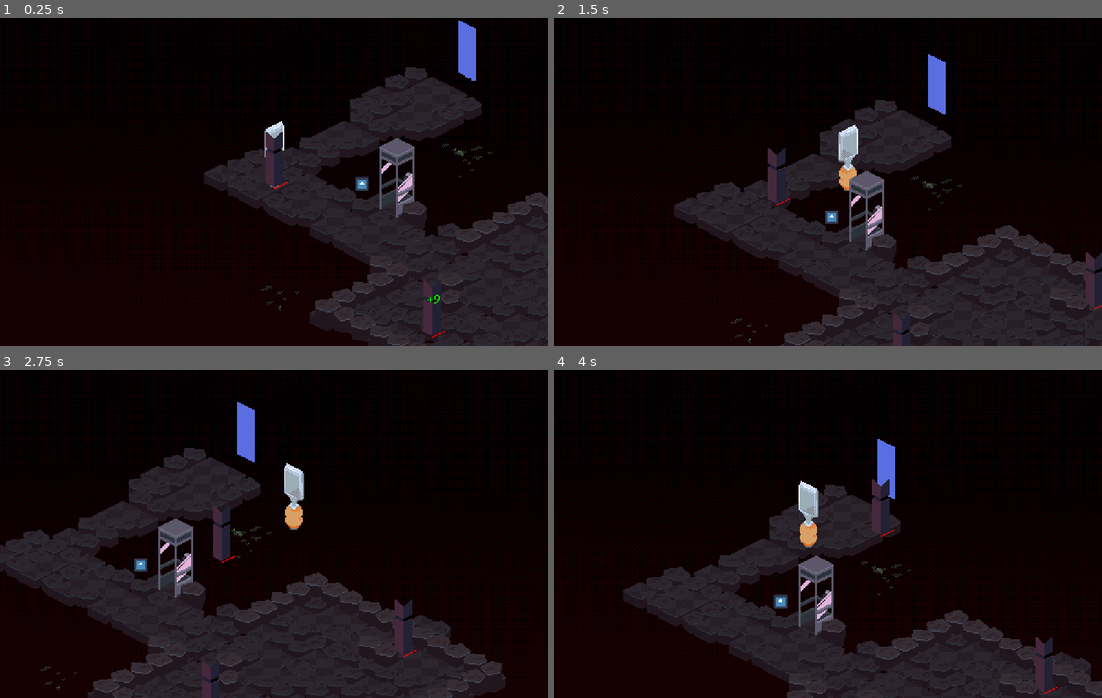
Above: before the commit, frames 1-4 (two rows, left to right).
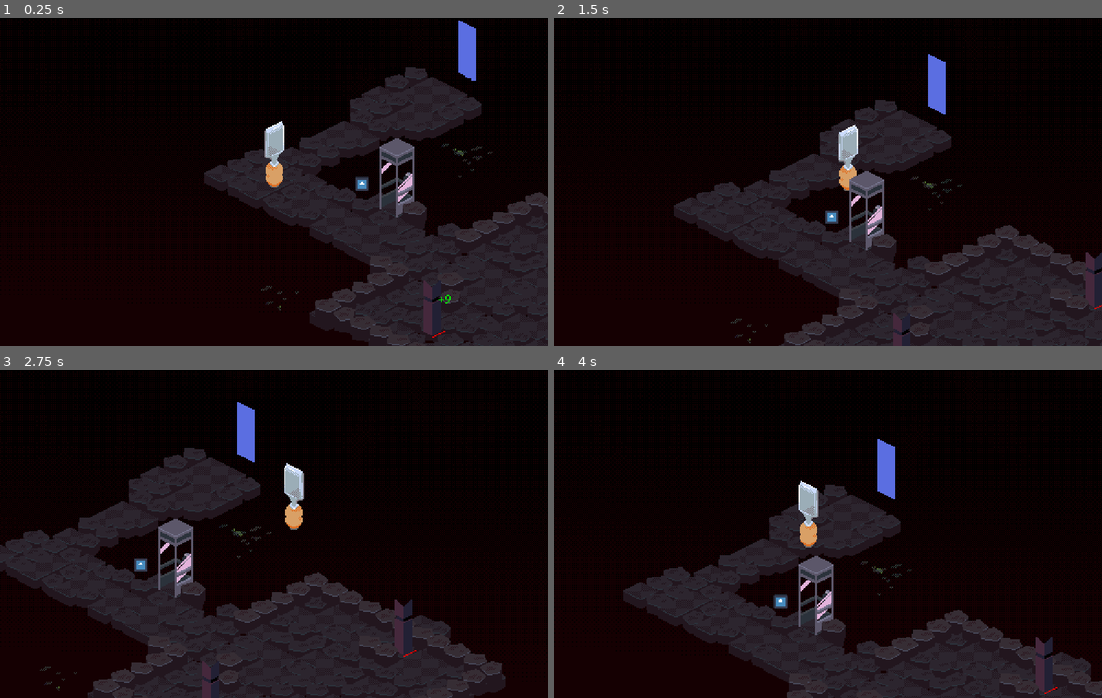
Above: after the commit, the same moments.

Repository: webcatzz/bad-dream
Game: Godot game, scene res://world/test.tscn
The game is run twice, just before and just after one commit, with the same random seed, the same clock (stepped at 60 frames per second) and the same inputs. The engine's default icon, where the game draws it, is replaced by a stand-in: a white triangle on a blue panel in a dark square.
Inputs (mouse positions are in pixels of both pictures, inside the frame that each line leads up to):
- Up to frame 1 (0.25 s): no input
- Up to frame 2 (1.5 s): tap Enter (ui_accept) at 0.5, 0.77, 1.07 s; move the mouse to (948, 165) at 0.52 s; hold W (move_right) 0.53-1.28 s; hold Shift (shift) 0.53-1.28 s; click (948, 165) at 0.67 s; tap P at 0.8, 1.35 s; move the mouse to (718, 198) at 1.27 s; hold S (move_down) from 1.28 s (still down)
- Up to frame 3 (2.75 s): tap Enter (ui_accept) at 1.52, 1.55, 1.82 s; move the mouse to (328, 461) at 2.02 s; release S (move_down) at 2.03 s; hold W (move_right) from 2.03 s (still down); hold Enter (ui_accept) from 2.03 s (still down); tap Shift (shift) at 2.3 s
- Up to frame 4 (4 s): move the mouse to (800, 599) at 2.77 s; release W (move_right) at 2.78 s; release Enter (ui_accept) at 2.78 s; hold Q (move_up) 2.78-3.53 s; tap Shift (shift) at 2.85 s; click (800, 599) at 2.92 s; tap Enter (ui_accept) at 3.02, 3.32 s; tap P at 3.05, 3.6 s; move the mouse to (992, 583) at 3.52 s; hold A (move_left) from 3.53 s (still down); hold Enter (ui_accept) from 3.53 s (still down)

The runs differ from the first frame. In frame 1, 0.5% of the frame differs, in the area x 48-83%, y 34-88%; in frame 2, 0.3%; in frame 3, 0.5%; in frame 4, 0.4%.

Commit message:
player data now saved using ConfigFile instead of Resource

Diff:
--- a/node/actor/party_actor.gd
+++ b/node/actor/party_actor.gd
@@ -31,8 +31,8 @@
 # following leader
 func _physics_process(_delta: float) -> void:
 	if not data.in_battle:
-		var node: PlayerActorNode = Game.data.get_leader().node
-		global_position = global_position.lerp(node.party_path[node.PARTY_PATH_OFFSET * Game.data.party.find(data, 1)], 0.1)
+		var node: PlayerActorNode = Data.get_leader().node
+		global_position = global_position.lerp(node.party_path[node.PARTY_PATH_OFFSET * Data.party.find(data, 1)], 0.1)
 
 
 
@@ -98,7 +98,7 @@
 
 func _on_battle_entered() -> void:
 	$Collision.set_disabled.call_deferred(false)
-	data.move.call_deferred(Game.data.get_leader().position)
+	data.move.call_deferred(Data.get_leader().position)
 
 
 func _on_battle_exited() -> void:
--- a/node/actor/party_spawner.gd
+++ b/node/actor/party_spawner.gd
@@ -3,9 +3,9 @@
 
 
 func _ready() -> void:
-	for actor: Actor in Game.data.party:
+	for actor: Actor in Data.party:
 		if not actor.node:
-			actor.node = load("res://node/actor/player_actor.tscn" if actor == Game.data.get_leader() else "res://node/actor/party_actor.tscn").instantiate()
+			actor.node = load("res://node/actor/player_actor.tscn" if actor == Data.get_leader() else "res://node/actor/party_actor.tscn").instantiate()
 			actor.node.data = actor
 
 		actor.node.tree_entered.connect(actor.node.set_position.bind(position), CONNECT_ONE_SHOT)
--- a/node/actor/player_actor.gd
+++ b/node/actor/player_actor.gd
@@ -23,7 +23,7 @@
 	listening = true
 	camera.make_current()
 
-	party_path.resize(PARTY_PATH_OFFSET * Game.data.party.size())
+	party_path.resize(PARTY_PATH_OFFSET * Data.party.size())
 	party_path.fill(position)
 
 
--- a/node/astar_draw.gd
+++ b/node/astar_draw.gd
@@ -14,7 +14,7 @@
 
 
 func _draw() -> void:
-	if visible and Game.data.draw_astar:
+	if visible and Data.get_flag("draw_astar"):
 		for x in Battle.astar.region.size.x: for y in Battle.astar.region.size.y:
 			var point: Vector2i = Vector2i(x, y) + Battle.astar.region.position
 
--- a/node/save_point.gd
+++ b/node/save_point.gd
@@ -18,16 +18,16 @@
 
 	# z-index
 	z_index = 101
-	for i: int in Game.data.party.size():
-		Game.data.party[i].node.z_index = 101
+	for i: int in Data.party.size():
+		Data.party[i].node.z_index = 101
 
 		if i:
-			get_tree().create_tween().tween_property(Game.data.party[i].node, "modulate:a", 0.25, 2)
+			get_tree().create_tween().tween_property(Data.party[i].node, "modulate:a", 0.25, 2)
 
 	# camera
 	if current_tween: current_tween.kill()
 	current_tween = get_tree().create_tween()
-	current_tween.tween_property(Game.data.get_leader().node.get_node("Camera"), "offset:y", -32, 2).set_trans(Tween.TRANS_CUBIC)
+	current_tween.tween_property(Data.get_leader().node.get_node("Camera"), "offset:y", -32, 2).set_trans(Tween.TRANS_CUBIC)
 
 
 # Hides the save point UI.
@@ -40,16 +40,16 @@
 
 	# z-index
 	z_index = 0
-	for i: int in Game.data.party.size():
-		Game.data.party[i].node.z_index = 0
+	for i: int in Data.party.size():
+		Data.party[i].node.z_index = 0
 
 		if i:
-			get_tree().create_tween().tween_property(Game.data.party[i].node, "modulate:a", 1, 0.1)
+			get_tree().create_tween().tween_property(Data.party[i].node, "modulate:a", 1, 0.1)
 
 	# camera
 	if current_tween: current_tween.kill()
 	current_tween = get_tree().create_tween()
-	current_tween.tween_property(Game.data.get_leader().node.get_node("Camera"), "offset:y", 0, 0.25).set_trans(Tween.TRANS_QUAD).set_ease(Tween.EASE_IN)
+	current_tween.tween_property(Data.get_leader().node.get_node("Camera"), "offset:y", 0, 0.25).set_trans(Tween.TRANS_QUAD).set_ease(Tween.EASE_IN)
 
 
 
@@ -67,4 +67,4 @@
 
 
 func _save_to_file(idx: int) -> void:
-	Game.save(idx)
+	Data.save_file(idx)
--- a/node/triggers/dialogue_trigger.gd
+++ b/node/triggers/dialogue_trigger.gd
@@ -7,5 +7,5 @@
 func trigger() -> void:
 	super()
 	monitorable = false
-	await Dialogue.bubble(Game.data.get_leader(), text, Vector2(100, 200))
+	await Dialogue.bubble(Data.get_leader(), text, Vector2(100, 200))
 	monitorable = true
--- a/node/ui/pause_menu.gd
+++ b/node/ui/pause_menu.gd
@@ -2,9 +2,9 @@
 
 
 func _ready() -> void:
-	$Centerer/Tabs/Settings/Volume/MasterVolumeSlider.value = Game.data.master_volume
-	$Centerer/Tabs/Settings/Volume/MusicVolumeSlider.value = Game.data.music_volume
-	$Centerer/Tabs/Settings/Volume/SfxVolumeSlider.value = Game.data.sfx_volume
+	$Centerer/Tabs/Settings/Volume/MasterVolumeSlider.value = Data.get_volume("master")
+	$Centerer/Tabs/Settings/Volume/MusicVolumeSlider.value = Data.get_volume("music")
+	$Centerer/Tabs/Settings/Volume/SfxVolumeSlider.value = Data.get_volume("sfx")
 
 
 func _unhandled_key_input(event: InputEvent) -> void:
@@ -19,7 +19,7 @@
 
 
 func _set_volume(value: float, type: String) -> void:
-	Game.data[type + "_volume"] = value
+	Data.set_volume(type, value)
 
 
 func _exit() -> void:
--- a/project.godot
+++ b/project.godot
@@ -21,6 +21,7 @@
 
 [autoload]
 
+Data="*res://script/data.gd"
 Game="*res://script/game.gd"
 Battle="*res://script/battle.gd"
 Dialogue="*res://node/dialogue/dialogue.tscn"
--- a/resource/action/panic.gd
+++ b/resource/action/panic.gd
@@ -7,7 +7,7 @@
 func run() -> void:
 	super()
 
-	var leader_node: PlayerActorNode = Game.data.get_leader().node
+	var leader_node: PlayerActorNode = Data.get_leader().node
 	leader_node.input_mode = leader_node.InputMode.FREE
 	leader_node.listening = true
 
--- a/resource/save.tres
+++ /dev/null
@@ -1,18 +0,0 @@
-[gd_resource type="Resource" load_steps=4 format=3 uid="uid://bs6t025b1bvke"]
-
-[ext_resource type="Script" path="res://resource/save.gd" id="1_afsvx"]
-[ext_resource type="Resource" uid="uid://cjt66dwchr70v" path="res://resource/actor/woodcarver.tres" id="1_qni5r"]
-[ext_resource type="Resource" uid="uid://8ioc60dn8oln" path="res://resource/actor/partymember.tres" id="2_5dgep"]
-
-[resource]
-script = ExtResource("1_afsvx")
-party = Array[Object]([ExtResource("1_qni5r"), ExtResource("2_5dgep")])
-flags = PackedStringArray()
-seed = 0
-scene_path = ""
-position = Vector2(0, 0)
-master_volume = 1.0
-music_volume = 1.0
-sfx_volume = 1.0
-use_wasd = false
-draw_astar = false
--- a/resource/turn_logic.gd
+++ b/resource/turn_logic.gd
@@ -23,7 +23,7 @@
 	await follow_path(paths[target].slice(0, owner.tiles_per_turn))
 
 	if not paths[target] or owner.position == Vector2i(paths[target][-1]):
-		Game.get_root().add_child(owner.actions[0].splash)
+		Game.get_tree().current_scene.add_child(owner.actions[0].splash)
 		await Game.get_tree().create_timer(0.25).timeout
 		await owner.take_action(owner.actions[0])
 
@@ -34,15 +34,12 @@
 
 func update() -> void:
 	paths = {}
-	for actor: Actor in Game.data.party:
+	for actor: Actor in Data.party:
 		if not actor.is_defeated():
 			var path: PackedVector2Array = Battle.astar.get_point_path(owner.position, actor.position)
 			paths[actor] = Battle.astar.get_point_path(owner.position, actor.position).slice(1, -1)
 
-	closest_targets = []
-	for actor: Actor in Game.data.party:
-		if not actor.is_defeated():
-			closest_targets.append(actor)
+	closest_targets = Data.get_party_undefeated()
 	closest_targets.sort_custom(func(a: Actor, b: Actor) -> bool:
 		return paths[a].size() < paths[b].size()
 	)
--- a/script/battle.gd
+++ b/script/battle.gd
@@ -31,7 +31,7 @@
 	astar = FieldAStar.new(region)
 
 	# adding actors
-	for actor: Actor in Game.data.party: add_actor(actor)
+	for actor: Actor in Data.party: add_actor(actor)
 	for actor: Actor in actors: add_actor(actor)
 
 	# starting order
@@ -61,7 +61,7 @@
 ## Returns true if there are no undefeated enemy [Actor]s in [member order].
 func is_won() -> bool:
 	for actor in order:
-		if actor not in Game.data.party and not actor.is_defeated():
+		if actor not in Data.party and not actor.is_defeated():
 			return false
 	return true
 
@@ -78,26 +78,24 @@
 	while order: remove_actor(order[-1])
 
 	# reorder party & regenerate nodes if leader is defeated
-	if Game.data.get_leader().is_defeated():
+	if Data.get_leader().is_defeated():
 
 		# freeing old leader node
-		var position: Vector2 = Game.data.get_leader().node.position
-		Game.data.get_leader().node.queue_free()
-		Game.data.get_leader().node = null
+		var position: Vector2 = Data.get_leader().node.position
+		Data.get_leader().node.queue_free()
+		Data.get_leader().node = null
 
 		# choosing new leader & freeing its node
-		for actor: Actor in Game.data.party:
-			if not actor.is_defeated():
-				actor.node.queue_free()
-				actor.node = null
-				Game.data.party.erase(actor)
-				Game.data.party.push_front(actor)
-				break
+		var new_leader: Actor = Data.get_party_undefeated()[0]
+		new_leader.node.queue_free()
+		new_leader.node = null
+		Data.party.erase(new_leader)
+		Data.party.push_front(new_leader)
 
 		# adding new nodes
 		var spawner: PartySpawner = PartySpawner.new()
 		spawner.position = position
-		Game.get_root().add_child(spawner)
+		get_tree().current_scene.add_child(spawner)
 
 
 
--- a/script/battle_astar.gd
+++ b/script/battle_astar.gd
@@ -1,7 +1,7 @@
 extends AStarGrid2D
 
 
-var _space_state: PhysicsDirectSpaceState2D = Game.get_root().get_world_2d().direct_space_state
+var _space_state: PhysicsDirectSpaceState2D = Game.get_tree().current_scene.get_world_2d().direct_space_state
 var _point_query: PhysicsPointQueryParameters2D = PhysicsPointQueryParameters2D.new()
 
 
--- /dev/null
+++ b/script/data.gd
@@ -0,0 +1,103 @@
+extends Node
+
+
+var party: Array[Actor]
+
+var file: ConfigFile = ConfigFile.new()
+var settings: ConfigFile = ConfigFile.new()
+
+
+## Loads game data from the specified file.
+func load_file(idx: int) -> void:
+	file.clear()
+	file.load("user://file_" + str(idx) + ".cfg")
+
+	# loading party
+	for actor_name: String in file.get_value("file", "party", ["woodcarver"]):
+		var actor: Actor = load("res://resource/actor/woodcarver.tres")
+		party.append(actor)
+
+		for key: String in file.get_section_keys(actor_name):
+			actor[key] = file.get_value(actor_name, key)
+
+	# setting seed
+	seed(file.get_value("file", "seed", randi()))
+
+
+## Saves game data to the specified file.
+func save_file(idx: int) -> void:
+	# saving party list
+	file.set_value("file", "party", party.map(func(actor: Actor) -> String:
+		return actor.name
+	))
+
+	# saving party members
+	for actor: Actor in party:
+		file.set_value(actor.name, "health", actor.health)
+
+	# saving seed
+	file.set_value("file", "seed", randi())
+
+	# world scene
+	file.set_value("world", "path", get_tree().current_scene.scene_file_path)
+	file.set_value("world", "position", party[0].node.position)
+
+	# saving!
+	file.save("user://file_" + str(idx) + ".cfg")
+	settings.save("user://settings.cfg")
+
+
+
+# flags
+
+func set_flag(key: String, value: Variant) -> void:
+	file.set_value("flags", key, value)
+
+
+func get_flag(key: String) -> Variant:
+	return file.get_value("flags", key)
+
+
+func incr_flag(key: String, value: int = 1) -> void:
+	file.set_value("flags", key, file.get_value("flags", key, 0) + value)
+
+
+
+# shortcuts
+
+func get_leader() -> Actor:
+	return party[0]
+
+
+func get_party_undefeated() -> Array[Actor]:
+	return party.filter(func(actor: Actor) -> bool:
+		return not actor.is_defeated()
+	)
+
+
+
+# settings
+
+func set_setting(setting: String, value: Variant) -> void:
+	settings.set_value("settings", setting, value)
+
+
+func get_setting(setting: String) -> Variant:
+	return settings.get_value("settings", setting)
+
+
+func set_volume(type: String, value: float) -> void:
+	settings.set_value("volume", type, value)
+	AudioServer.set_bus_volume_db(["master", "music", "sfx"].find(type), linear_to_db(value))
+
+
+func get_volume(type: String) -> float:
+	return settings.get_value("volume", type, 1)
+
+
+
+# internal
+
+func _ready() -> void:
+	settings.load("user://settings.cfg")
+	load_file(-1)
--- a/script/game.gd
+++ b/script/game.gd
@@ -1,31 +1,4 @@
 extends Node
-
-
-# data
-
-var data: Resource
-
-
-## Saves game data to the specified file.
-func save(file: int) -> void:
-	data.prepare_for_save()
-	ResourceSaver.save(data, get_save_path(file))
-
-
-## Loads game data from the specified file.
-func load(file: int) -> void:
-	var path: String = get_save_path(file)
-	if ResourceLoader.exists(path):
-		data = load(path)
-	else:
-		data = Resource.new()
-		data.set_script(load("res://resource/save.gd"))
-		data.created()
-
-
-## Returns a savefile path.
-func get_save_path(file: int) -> String:
-	return "user://save_" + str(file) + ".tres"
 
 
 
@@ -45,18 +18,9 @@
 
 
 
-# misc
-
-func get_root() -> Node2D:
-	return get_node("/root/Root")
-
-
-
 # internal
 
 func _ready() -> void:
-	data = load("res://resource/save.tres")
-
 	add_child(_pause_menu)
 
 
@@ -69,7 +33,7 @@
 		var input: LineEdit = LineEdit.new()
 		input.anchor_right = Control.ANCHOR_END
 		layer.add_child(input)
-		get_root().add_child(layer)
+		get_tree().current_scene.add_child(layer)
 		input.grab_focus()
 
 		await input.text_submitted
Empty file added: resource/save.cfg
